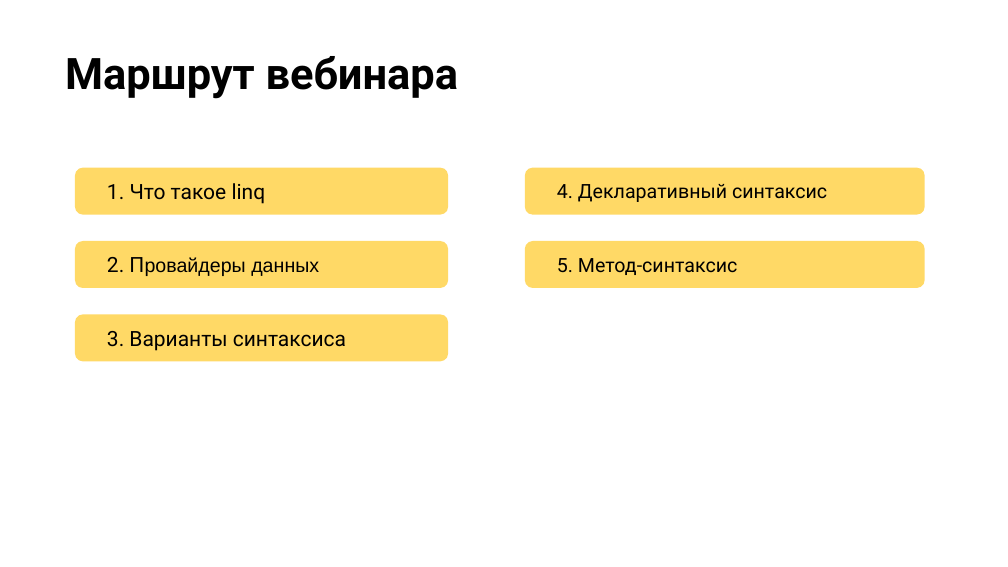
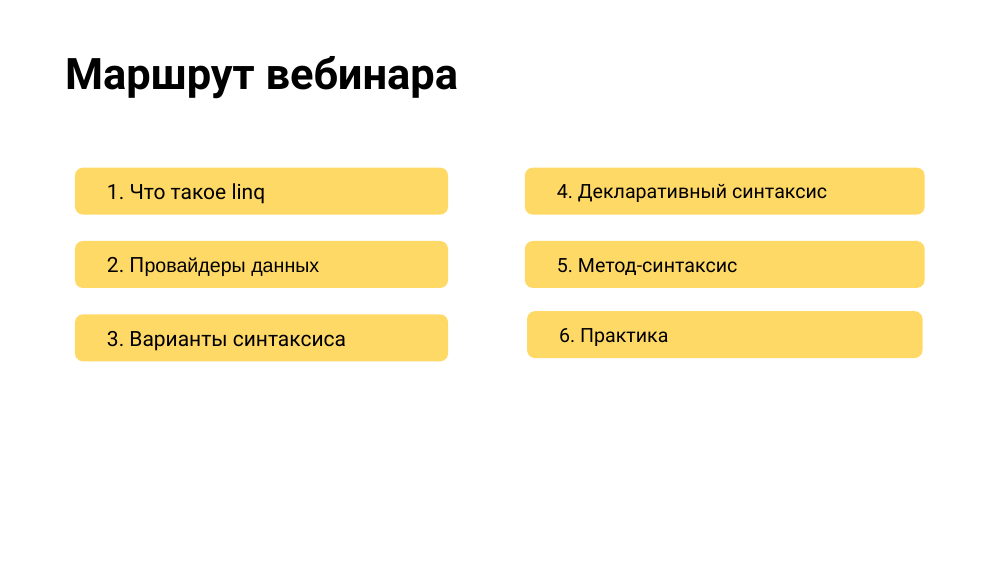
Before and after one commit to NilovPavel/LinqQueries, a slide deck: slide 5 of LinqQueries.pptx. Drawn at 1008x567 pixels with LibreOffice and Linux fonts; fonts in the diff are those of the drawing; background and template pictures are left out. Boxes give left, top, right and bottom in pixels: in the first picture for what was removed or moved away, otherwise in the second. Text is boxed around its words. In the diff, an @@ line names an element or a change of style, - is before the commit and + after.

```diff
--- a/LinqQueries.pptx
+++ b/LinqQueries.pptx
@@ rounded rectangle added at <box>527,311,922,359</box>, fill #FFD966, 14 pt, text #000000 @@
+6. Практика
```
Also in this commit, not shown: 4 other slides changed, 2 slides removed, 1 other file.
